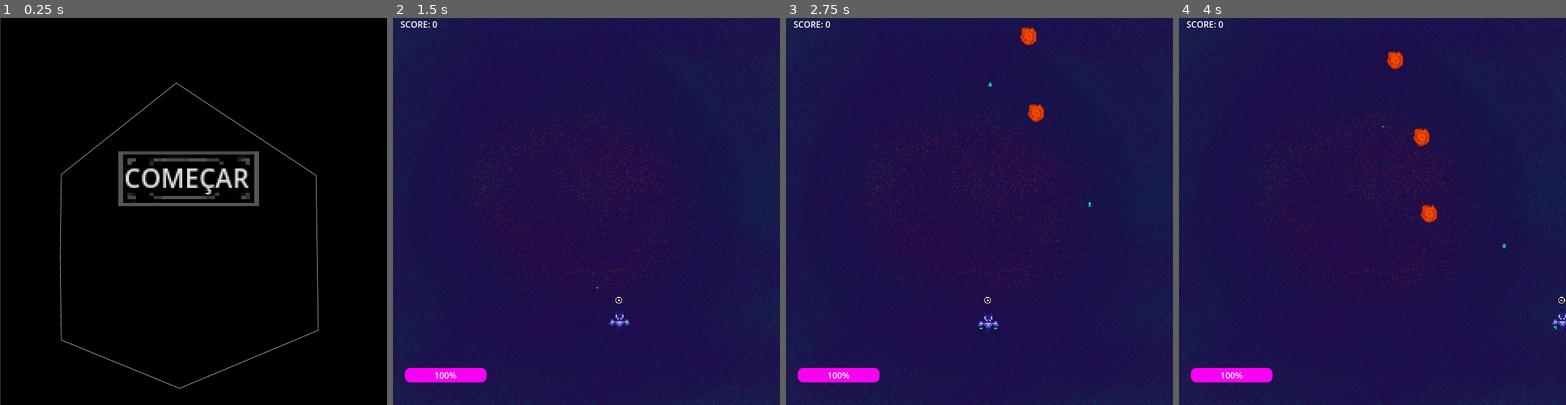
Above: before the commit, frames 1-4 (left to right).
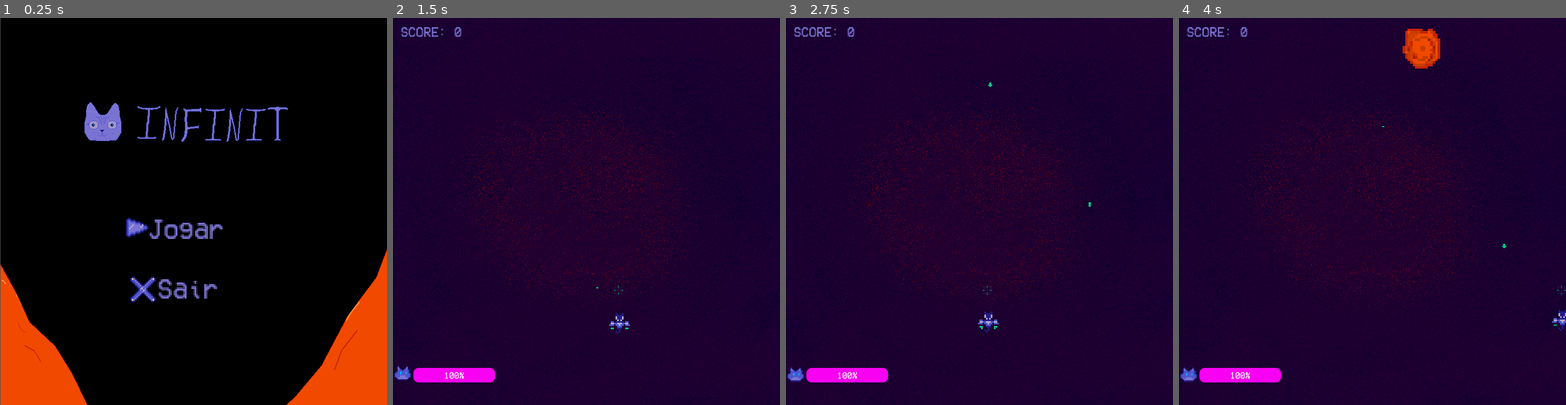
Above: after the commit, the same moments.

Repository: Flaviostack/GD-infinity-01
Game: Godot game, scene res://scenes/outros/menu.tscn
Same seed, same stepped clock (60 frames per second), same inputs: the game is played once before the commit and once after it.
Inputs:
- Up to frame 1 (0.25 s): no input
- Up to frame 2 (1.5 s): click "COMEÇAR" (after the commit: "Jogar") at 0.5 s; tap Enter at 1.25 s; hold D (right) from 1.28 s (still down); tap E (atack) at 1.35 s
- Up to frame 3 (2.75 s): release D (right) at 2.03 s; hold A (left) from 2.03 s (still down); tap E (atack) at 2.1 s
- Up to frame 4 (4 s): release A (left) at 2.78 s; hold D (right) from 2.78 s (still down); tap E (atack) at 2.85, 3.6 s

The runs differ from the first frame. In frame 1, 14% of the frame differs, in the area x 0-100%, y 16-100%; in frame 2, 98%; in frame 3, 98%; in frame 4, 98%, in the area x 0-100%, y 0-100%.

Commit message:
atualizei tooda a estrutura do jogo e adicionei mais onstáculos

Diff:
--- a/project.godot
+++ b/project.godot
@@ -20,6 +20,7 @@
 
 window/size/viewport_width=720
 window/size/viewport_height=720
+window/size/borderless=true
 
 [dotnet]
 
--- a/scenes/Entidades/Player.tscn
+++ b/scenes/Entidades/Player.tscn
@@ -1,9 +1,9 @@
-[gd_scene load_steps=15 format=3 uid="uid://bfcymhqi8q682"]
+[gd_scene load_steps=20 format=3 uid="uid://bfcymhqi8q682"]
 
 [ext_resource type="Script" uid="uid://dbmyrgwd323x5" path="res://scenes/Entidades/player.gd" id="1_v6fml"]
 [ext_resource type="PackedScene" uid="uid://brp2wgaby503e" path="res://scenes/Entidades/bala.tscn" id="2_mdl7e"]
-[ext_resource type="Texture2D" uid="uid://ls04kneofsi1" path="res://Textures/mira.png" id="3_3li8b"]
 [ext_resource type="Texture2D" uid="uid://dqvneo76g0nf1" path="res://Textures/Entidades/GatinhoEspacial.png" id="3_mdl7e"]
+[ext_resource type="Texture2D" uid="uid://b57y2nrgeppco" path="res://Textures/HUD/mira.png" id="4_l1b1r"]
 
 [sub_resource type="RectangleShape2D" id="RectangleShape2D_p0vlq"]
 size = Vector2(11.5, 9)
@@ -77,7 +77,43 @@
 "speed": 4.0
 }]
 
-[node name="Player" type="CharacterBody2D"]
+[sub_resource type="AtlasTexture" id="AtlasTexture_l1b1r"]
+atlas = ExtResource("4_l1b1r")
+region = Rect2(0, 0, 16, 16)
+
+[sub_resource type="AtlasTexture" id="AtlasTexture_l40qw"]
+atlas = ExtResource("4_l1b1r")
+region = Rect2(16, 0, 16, 16)
+
+[sub_resource type="AtlasTexture" id="AtlasTexture_m85x2"]
+atlas = ExtResource("4_l1b1r")
+region = Rect2(32, 0, 16, 16)
+
+[sub_resource type="AtlasTexture" id="AtlasTexture_u0xhp"]
+atlas = ExtResource("4_l1b1r")
+region = Rect2(48, 0, 16, 16)
+
+[sub_resource type="SpriteFrames" id="SpriteFrames_iv861"]
+animations = [{
+"frames": [{
+"duration": 1.0,
+"texture": SubResource("AtlasTexture_l1b1r")
+}, {
+"duration": 1.0,
+"texture": SubResource("AtlasTexture_l40qw")
+}, {
+"duration": 1.0,
+"texture": SubResource("AtlasTexture_m85x2")
+}, {
+"duration": 1.0,
+"texture": SubResource("AtlasTexture_u0xhp")
+}],
+"loop": true,
+"name": &"default",
+"speed": 3.0
+}]
+
+[node name="Player" type="CharacterBody2D" groups=["Player"]]
 script = ExtResource("1_v6fml")
 projetil = ExtResource("2_mdl7e")
 
@@ -90,6 +126,7 @@
 scale = Vector2(2, 2)
 sprite_frames = SubResource("SpriteFrames_bruh7")
 animation = &"parado"
+frame_progress = 0.681909
 
 [node name="Vida" type="RichTextLabel" parent="."]
 visible = false
@@ -107,6 +144,7 @@
 [node name="Mira" type="Marker2D" parent="."]
 position = Vector2(0, -20)
 
-[node name="Sprite2D" type="Sprite2D" parent="Mira"]
-position = Vector2(0, -8)
-texture = ExtResource("3_3li8b")
+[node name="animacao" type="AnimatedSprite2D" parent="Mira"]
+position = Vector2(0, -20)
+sprite_frames = SubResource("SpriteFrames_iv861")
+frame_progress = 0.944454
--- a/scenes/Entidades/bala.gd
+++ b/scenes/Entidades/bala.gd
@@ -23,3 +23,9 @@
 		body.emit_signal("defeated")
 		body.queue_free()
 		queue_free()
+
+
+
+func _on_area_entered(area: Area2D) -> void:
+	if area.is_in_group("Enemie"):
+		queue_free()
--- a/scenes/Entidades/bala.tscn
+++ b/scenes/Entidades/bala.tscn
@@ -1,6 +1,5 @@
-[gd_scene load_steps=14 format=3 uid="uid://brp2wgaby503e"]
+[gd_scene load_steps=13 format=3 uid="uid://brp2wgaby503e"]
 
-[ext_resource type="Texture2D" uid="uid://bgpb5ajtpqqo1" path="res://Textures/bala.png" id="1_27eus"]
 [ext_resource type="Script" uid="uid://d07k85omcaxax" path="res://scenes/Entidades/bala.gd" id="1_uu6iy"]
 [ext_resource type="Texture2D" uid="uid://bk4flehlius6q" path="res://Textures/Entidades/bala.png" id="3_8mjn7"]
 
@@ -78,13 +77,9 @@
 [node name="CollisionShape2D" type="CollisionShape2D" parent="."]
 shape = SubResource("RectangleShape2D_uu6iy")
 
-[node name="Sprite2D" type="Sprite2D" parent="."]
-visible = false
-texture_filter = 1
-texture = ExtResource("1_27eus")
-
 [node name="animacao" type="AnimatedSprite2D" parent="."]
 sprite_frames = SubResource("SpriteFrames_uu6iy")
 frame_progress = 0.0153233
 
+[connection signal="area_entered" from="." to="." method="_on_area_entered"]
 [connection signal="body_entered" from="." to="." method="_on_body_entered"]
--- /dev/null
+++ b/scenes/Entidades/energy_ball.gd
@@ -0,0 +1,27 @@
+extends Area2D
+@export var speed_base = 100
+var speed = speed_base * 10
+
+func cair(delta):
+	var anim = $EnergyBall_anim
+	anim.play("default")
+	position.y += speed*delta
+	if position.y > 700:
+		queue_free()
+
+# Called when the node enters the scene tree for the first time.
+func _ready() -> void:
+	pass # Replace with function body.
+
+
+# Called every frame. 'delta' is the elapsed time since the previous frame.
+func _process(delta: float) -> void:
+	cair(delta)
+
+func _on_body_entered(body: Node2D) -> void:
+	if body.is_in_group("player_atack"):
+		body.queue_free()
+
+	if body.is_in_group("Player"):
+		body.levar_dano(30)
+		queue_free()
--- /dev/null
+++ b/scenes/Entidades/energy_ball.tscn
@@ -0,0 +1,155 @@
+[gd_scene load_steps=21 format=3 uid="uid://5ps6qiwuvdw8"]
+
+[ext_resource type="Script" uid="uid://bdw5dogipnclx" path="res://scenes/Entidades/energy_ball.gd" id="1_o5rg7"]
+[ext_resource type="Texture2D" uid="uid://ev10q6xqecx4" path="res://Textures/Entidades/energy_anim.png" id="1_o3182"]
+
+[sub_resource type="AtlasTexture" id="AtlasTexture_o5rg7"]
+atlas = ExtResource("1_o3182")
+region = Rect2(0, 0, 12, 12)
+
+[sub_resource type="AtlasTexture" id="AtlasTexture_ighni"]
+atlas = ExtResource("1_o3182")
+region = Rect2(0, 12, 12, 12)
+
+[sub_resource type="AtlasTexture" id="AtlasTexture_0pbsx"]
+atlas = ExtResource("1_o3182")
+region = Rect2(0, 24, 12, 12)
+
+[sub_resource type="AtlasTexture" id="AtlasTexture_ae5ya"]
+atlas = ExtResource("1_o3182")
+region = Rect2(0, 36, 12, 12)
+
+[sub_resource type="AtlasTexture" id="AtlasTexture_bklad"]
+atlas = ExtResource("1_o3182")
+region = Rect2(0, 48, 12, 12)
+
+[sub_resource type="AtlasTexture" id="AtlasTexture_67lc5"]
+atlas = ExtResource("1_o3182")
+region = Rect2(0, 60, 12, 12)
+
+[sub_resource type="AtlasTexture" id="AtlasTexture_sep2n"]
+atlas = ExtResource("1_o3182")
+region = Rect2(0, 72, 12, 12)
+
+[sub_resource type="AtlasTexture" id="AtlasTexture_xra7i"]
+atlas = ExtResource("1_o3182")
+region = Rect2(0, 84, 12, 12)
+
+[sub_resource type="AtlasTexture" id="AtlasTexture_deg34"]
+atlas = ExtResource("1_o3182")
+region = Rect2(0, 96, 12, 12)
+
+[sub_resource type="AtlasTexture" id="AtlasTexture_jg7lu"]
+atlas = ExtResource("1_o3182")
+region = Rect2(0, 108, 12, 12)
+
+[sub_resource type="AtlasTexture" id="AtlasTexture_8rn82"]
+atlas = ExtResource("1_o3182")
+region = Rect2(0, 120, 12, 12)
+
+[sub_resource type="AtlasTexture" id="AtlasTexture_puk11"]
+atlas = ExtResource("1_o3182")
+region = Rect2(0, 132, 12, 12)
+
+[sub_resource type="AtlasTexture" id="AtlasTexture_dsw7i"]
+atlas = ExtResource("1_o3182")
+region = Rect2(0, 144, 12, 12)
+
+[sub_resource type="AtlasTexture" id="AtlasTexture_ggc30"]
+atlas = ExtResource("1_o3182")
+region = Rect2(0, 156, 12, 12)
+
+[sub_resource type="AtlasTexture" id="AtlasTexture_268mq"]
+atlas = ExtResource("1_o3182")
+region = Rect2(0, 168, 12, 12)
+
+[sub_resource type="SpriteFrames" id="SpriteFrames_78tgy"]
+animations = [{
+"frames": [{
+"duration": 1.0,
+"texture": SubResource("AtlasTexture_o5rg7")
+}, {
+"duration": 1.0,
+"texture": SubResource("AtlasTexture_ighni")
+}, {
+"duration": 1.0,
+"texture": SubResource("AtlasTexture_0pbsx")
+}, {
+"duration": 1.0,
+"texture": SubResource("AtlasTexture_ae5ya")
+}, {
+"duration": 1.0,
+"texture": SubResource("AtlasTexture_bklad")
+}, {
+"duration": 1.0,
+"texture": SubResource("AtlasTexture_67lc5")
+}, {
+"duration": 1.0,
+"texture": SubResource("AtlasTexture_sep2n")
+}, {
+"duration": 1.0,
+"texture": SubResource("AtlasTexture_xra7i")
+}, {
+"duration": 1.0,
+"texture": SubResource("AtlasTexture_deg34")
+}, {
+"duration": 1.0,
+"texture": SubResource("AtlasTexture_jg7lu")
+}, {
+"duration": 1.0,
+"texture": SubResource("AtlasTexture_8rn82")
+}, {
+"duration": 1.0,
+"texture": SubResource("AtlasTexture_puk11")
+}, {
+"duration": 1.0,
+"texture": SubResource("AtlasTexture_dsw7i")
+}, {
+"duration": 1.0,
+"texture": SubResource("AtlasTexture_ggc30")
+}, {
+"duration": 1.0,
+"texture": SubResource("AtlasTexture_268mq")
+}],
+"loop": true,
+"name": &"default",
+"speed": 5.0
+}]
+
+[sub_resource type="CircleShape2D" id="CircleShape2D_8y6mm"]
+
+[sub_resource type="ParticleProcessMaterial" id="ParticleProcessMaterial_o5rg7"]
+lifetime_randomness = 0.06
+particle_flag_disable_z = true
+emission_shape = 2
+emission_sphere_radius = 1.0
+angle_min = -422.9
+angle_max = -422.9
+inherit_velocity_ratio = 0.123
+direction = Vector3(1, -10, 0)
+spread = 18.0
+initial_velocity_max = 891.11
+gravity = Vector3(0, 98, 0)
+scale_max = 8.0
+scale_over_velocity_max = 134.92
+anim_speed_min = 2.03
+anim_speed_max = 2.03
+
+[node name="EnergyBall" type="Area2D" groups=["Enemie"]]
+script = ExtResource("1_o5rg7")
+speed_base = 80
+
+[node name="EnergyBall_anim" type="AnimatedSprite2D" parent="."]
+scale = Vector2(1.6, 1.6)
+sprite_frames = SubResource("SpriteFrames_78tgy")
+frame_progress = 0.652242
+
+[node name="CollisionShape2D" type="CollisionShape2D" parent="."]
+shape = SubResource("CircleShape2D_8y6mm")
+
+[node name="GPUParticles2D" type="GPUParticles2D" parent="."]
+modulate = Color(1, 0.635294, 0.447059, 1)
+process_material = SubResource("ParticleProcessMaterial_o5rg7")
+
+[connection signal="area_entered" from="." to="." method="_on_area_entered"]
+[connection signal="body_entered" from="." to="." method="_on_body_entered"]
--- a/scenes/Entidades/obstacle_spawner.gd
+++ b/scenes/Entidades/obstacle_spawner.gd
@@ -1,16 +1,51 @@
 extends Node2D
 @export var obstacle_scene : PackedScene
+@export var Enemy_01_scene : PackedScene
 @export var spawn_area_width = 580
+
+func obstacle_control():
+	if not obstacle_scene:
+		print("não tem obstáculo, chefe")
+		return
+	var obstacle = obstacle_scene.instantiate()
+	var size = randf_range (0.5,3)
+	obstacle.scale.x = size
+	obstacle.scale.y = size
+	var spawn_x = randf_range(0, spawn_area_width)
+	obstacle.position = Vector2(spawn_x, 0)
+
+	if on_enemy_defeated:
+		obstacle.connect("defeated", on_enemy_defeated)
+	get_parent().add_child(obstacle)
+#	obstacle.connect("defeated", Callable(get_tree().get_root().get_node("Main"), "_on_enemy_defeated"))
+
+	eliminar_objetos(obstacle)
+
+func energy_control():
+	if not Enemy_01_scene:
+		print("não tem energia, mano")
+		return
+	var energy_ball = Enemy_01_scene.instantiate()
+	var size = randf_range (0.5,3)
+	energy_ball.scale.x = size
+	energy_ball.scale.y = size
+	var spawn_x = randf_range(0, spawn_area_width)
+
+	energy_ball.position = Vector2(spawn_x, 0)
+	get_parent().add_child(energy_ball)
+
+#	obstacle.connect("defeated", Callable(get_tree().get_root().get_node("Main"), "_on_enemy_defeated"))
+
 
 var on_enemy_defeated : Callable
 func set_enemy_defeated_callback(cb:Callable):
 	on_enemy_defeated = cb
 
-
 func eliminar_objetos(obstacle):
 		if obstacle.position.y >= 600:
 			print("saiu da tela")
 	#eliminar objetos que saem da tela
+
 
 # Called when the node enters the scene tree for the first time.
 func _ready() -> void:
@@ -21,17 +56,9 @@
 	pass
 
 func _on_timer_timeout() -> void:
-	if not obstacle_scene:
-		print("não tem obstáculo, chefe")
-		return
-	var obstacle = obstacle_scene.instantiate()
+	obstacle_control()
 
 
-	var spawn_x = randf_range(0, spawn_area_width)
-	obstacle.position = Vector2(spawn_x, 0)
-	if on_enemy_defeated:
-		obstacle.connect("defeated", on_enemy_defeated)
-	get_parent().add_child(obstacle)
-#	obstacle.connect("defeated", Callable(get_tree().get_root().get_node("Main"), "_on_enemy_defeated"))
 
-	eliminar_objetos(obstacle)
+func _on_energy_timer_timeout() -> void:
+	energy_control()
--- a/scenes/Entidades/obstacle_spawner.tscn
+++ b/scenes/Entidades/obstacle_spawner.tscn
@@ -1,14 +1,21 @@
-[gd_scene load_steps=3 format=3 uid="uid://c57n4tk7rsp3o"]
+[gd_scene load_steps=4 format=3 uid="uid://c57n4tk7rsp3o"]
 
 [ext_resource type="Script" uid="uid://cn3qb36rl48jh" path="res://scenes/Entidades/obstacle_spawner.gd" id="1_vyba0"]
 [ext_resource type="PackedScene" uid="uid://dohkq831imuwu" path="res://scenes/Entidades/Obstacle.tscn" id="2_ra2ui"]
+[ext_resource type="PackedScene" uid="uid://5ps6qiwuvdw8" path="res://scenes/Entidades/energy_ball.tscn" id="3_0bspu"]
 
 [node name="ObstacleSpawner" type="Node2D"]
 script = ExtResource("1_vyba0")
 obstacle_scene = ExtResource("2_ra2ui")
+Enemy_01_scene = ExtResource("3_0bspu")
+
+[node name="EnergyTimer" type="Timer" parent="."]
+wait_time = 5.0
+autostart = true
 
 [node name="Timer" type="Timer" parent="."]
-wait_time = 0.952
+wait_time = 3.0
 autostart = true
 
+[connection signal="timeout" from="EnergyTimer" to="." method="_on_energy_timer_timeout"]
 [connection signal="timeout" from="Timer" to="." method="_on_timer_timeout"]
--- a/scenes/Entidades/player.gd
+++ b/scenes/Entidades/player.gd
@@ -1,6 +1,7 @@
 extends CharacterBody2D
 #onready vars
 @onready var animacao = $animacao
+@onready var animacao_mira = $Mira/animacao
 
 const velocidade = 300.0
 var SPEED = velocidade
@@ -33,6 +34,7 @@
 
 func controlar():
 	animacao.play("parado")
+	animacao_mira.play("default")
 	var direction := Input.get_axis("left", "right")
 	if direction:
 		velocity.x = direction * SPEED
@@ -61,8 +63,8 @@
 		var colisor = colisao.get_collider()
 
 		if colisor.is_in_group("Enemie"):
-			colisor.queue_free()
-			levar_dano(25)
+			colisor.call_deferred("queue_free")
+			levar_dano(15)
 			animacao.play("machucado")
 
 func _physics_process(delta: float) -> void:
--- a/scenes/outros/hud.gd
+++ b/scenes/outros/hud.gd
@@ -1,4 +1,5 @@
 extends CanvasLayer
+
 
 func atualizar_vida(this_vida : int):
 	$Control/LifeSlider.value = this_vida
@@ -7,6 +8,9 @@
 	$Control/Score.text = "Score: %d" %newScore
 # Called when the node enters the scene tree for the first time.
 func _ready() -> void:
+	var katinho_anim = $Control/LifeSlider/katinho
+	katinho_anim.play("default")
+
 	pass # Replace with function body.
 
 # Called every frame. 'delta' is the elapsed time since the previous frame.
--- a/scenes/outros/hud.tscn
+++ b/scenes/outros/hud.tscn
@@ -1,7 +1,9 @@
-[gd_scene load_steps=6 format=3 uid="uid://cpr0lei6fkkit"]
+[gd_scene load_steps=13 format=3 uid="uid://cpr0lei6fkkit"]
 
 [ext_resource type="Script" uid="uid://dyo6raagbqk47" path="res://scenes/outros/hud.gd" id="1_2q3sw"]
 [ext_resource type="Script" uid="uid://bvlfawcpb5tcp" path="res://scenes/outros/score.gd" id="1_8m8st"]
+[ext_resource type="FontFile" uid="uid://c0js8a3m8a6pb" path="res://Textures/VCR_OSD_MONO_1.001.ttf" id="2_6dkgg"]
+[ext_resource type="Texture2D" uid="uid://dlogktpkkloe1" path="res://Textures/HUD/vidaDoGatinho.png" id="3_glont"]
 
 [sub_resource type="Theme" id="Theme_2q3sw"]
 
@@ -20,6 +22,42 @@
 corner_radius_bottom_left = 10
 corner_detail = 10
 
+[sub_resource type="AtlasTexture" id="AtlasTexture_6dkgg"]
+atlas = ExtResource("3_glont")
+region = Rect2(0, 0, 16, 16)
+
+[sub_resource type="AtlasTexture" id="AtlasTexture_etnoo"]
+atlas = ExtResource("3_glont")
+region = Rect2(16, 0, 16, 16)
+
+[sub_resource type="AtlasTexture" id="AtlasTexture_ww4j7"]
+atlas = ExtResource("3_glont")
+region = Rect2(32, 0, 16, 16)
+
+[sub_resource type="AtlasTexture" id="AtlasTexture_5b83p"]
+atlas = ExtResource("3_glont")
+region = Rect2(48, 0, 16, 16)
+
+[sub_resource type="SpriteFrames" id="SpriteFrames_bx5m1"]
+animations = [{
+"frames": [{
+"duration": 1.0,
+"texture": SubResource("AtlasTexture_6dkgg")
+}, {
+"duration": 1.0,
+"texture": SubResource("AtlasTexture_etnoo")
+}, {
+"duration": 1.0,
+"texture": SubResource("AtlasTexture_ww4j7")
+}, {
+"duration": 1.0,
+"texture": SubResource("AtlasTexture_5b83p")
+}],
+"loop": true,
+"name": &"default",
+"speed": 2.0
+}]
+
 [node name="HUD" type="CanvasLayer"]
 script = ExtResource("1_2q3sw")
 
@@ -32,18 +70,30 @@
 [node name="Score" type="Label" parent="Control"]
 layout_mode = 0
 offset_left = 14.0
+offset_top = 14.0
 offset_right = 83.0
-offset_bottom = 23.0
+offset_bottom = 37.0
+scale = Vector2(1.52, 1.52)
+theme_override_colors/font_color = Color(0.478431, 0.45098, 0.819608, 1)
+theme_override_colors/font_outline_color = Color(0.709804, 0.658824, 0.835294, 1)
+theme_override_fonts/font = ExtResource("2_6dkgg")
 text = "SCORE: 0"
 script = ExtResource("1_8m8st")
 
 [node name="LifeSlider" type="ProgressBar" parent="Control"]
 layout_mode = 0
-offset_left = 22.0
+offset_left = 38.0
 offset_top = 651.0
-offset_right = 174.0
+offset_right = 190.0
 offset_bottom = 678.0
 theme = SubResource("Theme_2q3sw")
+theme_override_fonts/font = ExtResource("2_6dkgg")
 theme_override_styles/background = SubResource("StyleBoxFlat_2q3sw")
 theme_override_styles/fill = SubResource("StyleBoxFlat_glont")
 value = 100.0
+
+[node name="katinho" type="AnimatedSprite2D" parent="Control/LifeSlider"]
+position = Vector2(-20, 12)
+scale = Vector2(2.27291, 2.27291)
+sprite_frames = SubResource("SpriteFrames_bx5m1")
+frame_progress = 0.0461717
--- a/scenes/outros/main.tscn
+++ b/scenes/outros/main.tscn
@@ -10,6 +10,7 @@
 script = ExtResource("1_j314w")
 
 [node name="Fundo" type="Sprite2D" parent="."]
+self_modulate = Color(1, 0, 0.635294, 1)
 position = Vector2(363, 363)
 texture = ExtResource("1_sugp2")
 metadata/_edit_lock_ = true
--- a/scenes/outros/menu.gd
+++ b/scenes/outros/menu.gd
@@ -13,3 +13,7 @@
 
 func _on_start_pressed() -> void:
 	get_tree().change_scene_to_packed(cena_inicial)
+
+
+func _on_exit_pressed() -> void:
+	get_tree().quit()#sai do jogo mano
--- a/scenes/outros/menu.tscn
+++ b/scenes/outros/menu.tscn
@@ -1,9 +1,11 @@
-[gd_scene load_steps=6 format=3 uid="uid://c7f8pypu0cyug"]
+[gd_scene load_steps=8 format=3 uid="uid://c7f8pypu0cyug"]
 
 [ext_resource type="Script" uid="uid://c8wov8inexu7v" path="res://scenes/outros/menu.gd" id="1_con2f"]
-[ext_resource type="Texture2D" uid="uid://cmup5q4k16qvc" path="res://Textures/fundo.png" id="1_yqeox"]
 [ext_resource type="PackedScene" uid="uid://bkbh32lqsidlo" path="res://scenes/outros/main.tscn" id="2_mhnvy"]
-[ext_resource type="Texture2D" uid="uid://di2cew1to0aas" path="res://Textures/botao.png" id="2_vjb58"]
+[ext_resource type="Texture2D" uid="uid://dv5vmwvyxhrct" path="res://Textures/menu 02.png" id="3_yo72u"]
+[ext_resource type="Texture2D" uid="uid://ck33f8dfqpvrg" path="res://Textures/HUD/play.png" id="4_dntoe"]
+[ext_resource type="FontFile" uid="uid://c0js8a3m8a6pb" path="res://Textures/VCR_OSD_MONO_1.001.ttf" id="4_drenf"]
+[ext_resource type="Texture2D" uid="uid://bmqqnp3t8cfmv" path="res://Textures/HUD/sair.png" id="5_drenf"]
 
 [sub_resource type="StyleBoxTexture" id="StyleBoxTexture_vjb58"]
 
@@ -19,29 +21,54 @@
 
 [node name="Fundo" type="Sprite2D" parent="."]
 position = Vector2(361, 360)
-texture = ExtResource("1_yqeox")
+texture = ExtResource("3_yo72u")
 metadata/_edit_lock_ = true
 
 [node name="Start" type="Button" parent="."]
 texture_filter = 1
 layout_mode = 0
 offset_left = 219.0
-offset_top = 250.0
+offset_top = 345.0
 offset_right = 305.0
-offset_bottom = 281.0
+offset_bottom = 376.0
 scale = Vector2(3, 3)
+theme_override_colors/font_outline_color = Color(0.129412, 0.109804, 0.517647, 1)
+theme_override_colors/font_color = Color(0.478431, 0.45098, 0.819608, 1)
+theme_override_fonts/font = ExtResource("4_drenf")
 theme_override_styles/focus = SubResource("StyleBoxTexture_vjb58")
-text = "COMEÇAR"
+text = "Jogar
+"
 flat = true
 autowrap_mode = 3
 icon_alignment = 1
 expand_icon = true
 
-[node name="Sprite2D" type="Sprite2D" parent="Start"]
-show_behind_parent = true
-position = Vector2(44, 16.3333)
-scale = Vector2(2.72, 2.13649)
-texture = ExtResource("2_vjb58")
+[node name="play_texture" type="Sprite2D" parent="Start"]
+position = Vector2(12, 15)
+texture = ExtResource("4_dntoe")
+
+[node name="Exit" type="Button" parent="."]
+texture_filter = 1
+layout_mode = 0
+offset_left = 221.0
+offset_top = 456.0
+offset_right = 307.0
+offset_bottom = 487.0
+scale = Vector2(3, 3)
+theme_override_colors/font_outline_color = Color(0.129412, 0.109804, 0.517647, 1)
+theme_override_colors/font_color = Color(0.478431, 0.45098, 0.819608, 1)
+theme_override_fonts/font = ExtResource("4_drenf")
+theme_override_styles/focus = SubResource("StyleBoxTexture_vjb58")
+text = "Sair
+"
+flat = true
+autowrap_mode = 3
+icon_alignment = 1
+expand_icon = true
+
+[node name="exit_texture" type="Sprite2D" parent="Exit"]
+position = Vector2(15, 16.3333)
+texture = ExtResource("5_drenf")
 
 [node name="game_over_text" type="RichTextLabel" parent="."]
 visible = false
@@ -59,3 +86,4 @@
 vertical_alignment = 1
 
 [connection signal="pressed" from="Start" to="." method="_on_start_pressed"]
+[connection signal="pressed" from="Exit" to="." method="_on_exit_pressed"]
Binary file added: Textures/Entidades/energy_anim.png
Not shown, added: Textures/Entidades/energy_anim.png.import
Binary file added: Textures/HUD/mira.png
Not shown, added: Textures/HUD/mira.png.import
Binary file added: Textures/HUD/play.png
Not shown, added: Textures/HUD/play.png.import
Binary file added: Textures/HUD/sair.png
Not shown, added: Textures/HUD/sair.png.import
Binary file added: Textures/HUD/vidaDoGatinho.png
Not shown, added: Textures/HUD/vidaDoGatinho.png.import
Binary file added: Textures/VCR_OSD_MONO_1.001.ttf
Not shown, added: Textures/VCR_OSD_MONO_1.001.ttf.import
(and 7 more such lines)
